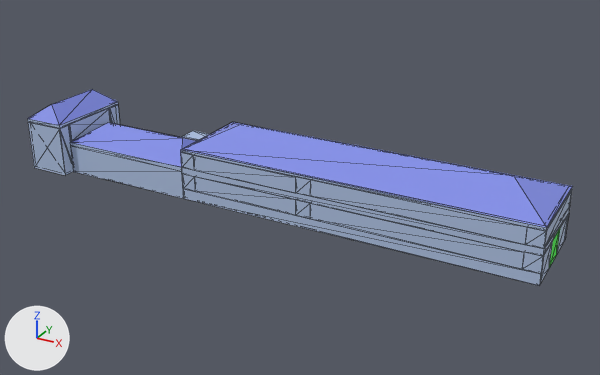
One commit to the glTF model src/assets/3d/solid/models/Pump_Station_1.glb: the scene before it, then after it.
The view is the same before and after, from a camera (50 mm lens) standing at (54.9, -86.5, 41.6) and looking at (7.1, 0.4, -1.8). Every picture has the same lights, and +X, +Y and +Z are marked at lower left. The older version comes first. Mesh edges are drawn as thin lines. Where no turn or scale is listed for an object, it has been applied to the vertices. Vertices at exactly the same position are counted once.

The scene before the commit, as lines of its bpy script (objects in view):
```python
mat_roof = principled_material('roof')
mat_roof.base_color = (0.224, 0.271, 0.8)  # blue #828ee7
mat_roof.roughness = 0.553
mat_wall = principled_material('wall')
mat_wall.base_color = (0.431, 0.541, 0.769)  # blue #afc2e3
mat_wall.roughness = 0.553
me_mesh_003 = bpy.data.meshes.new('Mesh.003')
me_mesh_003.from_pydata(...)  # 262 vertices, 736 faces; spans x -32.6..39.8, y -7.3..6.7, z -4.2..2.8
# faces by material slot: [676, 60]
me_mesh_003.materials.append(mat_wall)  # blue #afc2e3
me_mesh_003.materials.append(mat_door)  # green #00ff00
me_mesh_047 = bpy.data.meshes.new('Mesh.047')
me_mesh_047.from_pydata(...)  # 36 vertices, 65 faces; spans x -32.6..39.8, y -7.3..6.7, z -0.2..5.4
# faces by material slot: [22, 43]
me_mesh_047.materials.append(mat_roof)  # blue #828ee7
me_mesh_047.materials.append(mat_wall)  # blue #afc2e3
# before: 6 (-7.2, -5.7, 2.8) at pixel (180, 149), 7 (-1.7, 0.5, 5.4) at pixel (241, 123), 8 (-7.2, 6.7, 2.8) at pixel (232, 121), 9 (34.3, 0.5, 5.4) at pixel (513, 175), 10 (39.8, -5.7, 2.8) at pixel (546, 227)
# before: 11 (39.8, 6.7, 2.8) at pixel (572, 186)
ob_floor1 = bpy.data.objects.new('Floor1', me_mesh_003)
ob_floor1.location = (0.0, 0.0, 0.0)
ob_roof = bpy.data.objects.new('Roof', me_mesh_047)
ob_roof.location = (0.0, 0.0, 0.0)
```
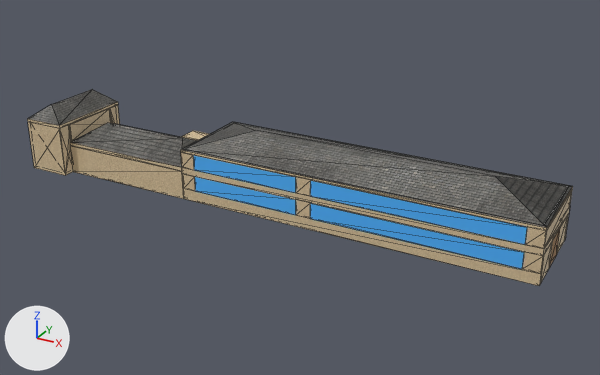
The newer file is also turned or shifted as a whole; pictures and numbers use the older file's frame.

Boxes (x1, y1, x2, y2) around the edits, measured in the pictures (600 x 375 px; the box of a moved part takes in the faces that stretch with it):
'Floor1', surface changed, reshaped
    both: (28, 105, 573, 286)
'Roof', surface changed, reshaped
    both: (27, 89, 573, 228)
part 1 of me_mesh_047, cut back
    both: (181, 122, 573, 228)
part 2 of me_mesh_047, surface changed
    both: (27, 89, 573, 228)
part 3 of me_mesh_003, moved or reshaped
    both: (60, 110, 115, 175)
part 4 of me_mesh_003, surface changed
    both: (28, 105, 573, 286)
part 5 of me_mesh_003, recoloured
    both: (193, 155, 527, 269)

Edits to the bpy script that builds the scene:
```text
Add img_window:
    img_window = load_image('window', '_unpacked/window', 512, 512, 'sRGB')
Add img_ground:
    img_ground = load_image('ground', '_unpacked/ground', 256, 384, 'sRGB')
Add img_wall1:
    img_wall1 = load_image('wall1', '_unpacked/wall1', 512, 512, 'sRGB')
Add img_roof1:
    img_roof1 = load_image('roof1', '_unpacked/roof1', 512, 512, 'sRGB')
Change mat_roof:
    remove mat_roof.base_color = (0.224, 0.271, 0.8)  # blue #828ee7
    add mat_roof.texture = img_roof1
Change mat_wall:
    remove mat_wall.base_color = (0.431, 0.541, 0.769)  # blue #afc2e3
    add mat_wall.texture = img_wall1
Add mat_window:
    mat_window = principled_material('window')
    mat_window.texture = img_window
    mat_window.roughness = 0.553
Add mat_ground:
    mat_ground = principled_material('ground')
    mat_ground.texture = img_ground
    mat_ground.roughness = 0.553
Change me_mesh_047:
    used by ob_roof; location = (0.0, 0.0, 0.0)
    verts and faces of me_mesh_047; kept vertices keep their numbers, new ones are numbered from 36
    remove me_mesh_047.from_pydata(...)  # 36 vertices, 65 faces; spans x -32.6..39.8, y -7.3..6.7, z -0.2..5.4
    add me_mesh_047.from_pydata(...)  # 36 vertices, 67 faces; spans x -32.6..39.8, y -7.3..6.7, z -0.2..5.3
    me_mesh_047 part 1
    add verts[9] = (32.3, 0.5, 4.8)  # moved, pixel (495, 176)
    add verts[7] = (0.4, 0.5, 4.8)  # moved, pixel (255, 130)
    add faces += [(6, 10, 11), (6, 11, 8)]  # mat_roof (picture img_roof1)
    me_mesh_047 part 2: 65 kept faces spanning x -32.6..39.8, y -7.3..6.7, z -0.2..5.3 get new texture (UV) coordinates
Change me_mesh_003:
    used by ob_floor1; location = (0.0, 0.0, 0.0)
    remove me_mesh_003.from_pydata(...)  # 262 vertices, 736 faces; spans x -32.6..39.8, y -7.3..6.7, z -4.2..2.8
    add me_mesh_003.from_pydata(...)  # 265 vertices, 767 faces; spans x -32.6..39.8, y -7.3..6.7, z -4.2..2.8
    me_mesh_003 part 3
    2 vertices are removed from x -7.6, y -5.3..6.3, z -0.2
    128 faces are deleted
    5 vertices are added at (-7.2, 3.2, -0.2), (-7.2, 3.2, -4.0), (-7.2, -5.3, -4.0), (-7.6, 6.3, -4.0), (-7.2, -5.3, -0.2)
    141 new faces join them, mat_wall (picture img_wall1)
    18 new faces join them, mat_ground (picture img_ground)
    me_mesh_003 part 4: 615 kept faces spanning x -32.6..39.8, y -7.3..6.7, z -4.2..2.8 get new texture (UV) coordinates
    me_mesh_003 part 5: 96 faces spanning x -5.2..37.8, y -5.7..6.7, z -2.7..2.4 switch from mat_wall (blue #afc2e3) to mat_window (picture img_window)
    add me_mesh_003.materials.append(mat_ground)  # picture img_ground
```
